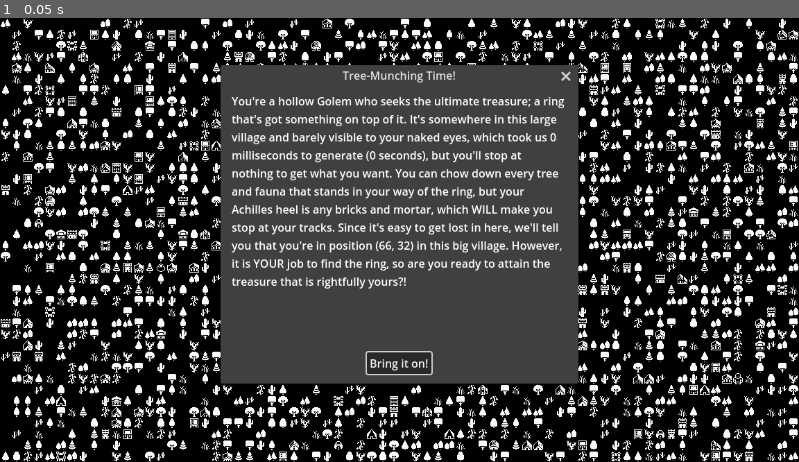
Above: before the commit, frame 1.
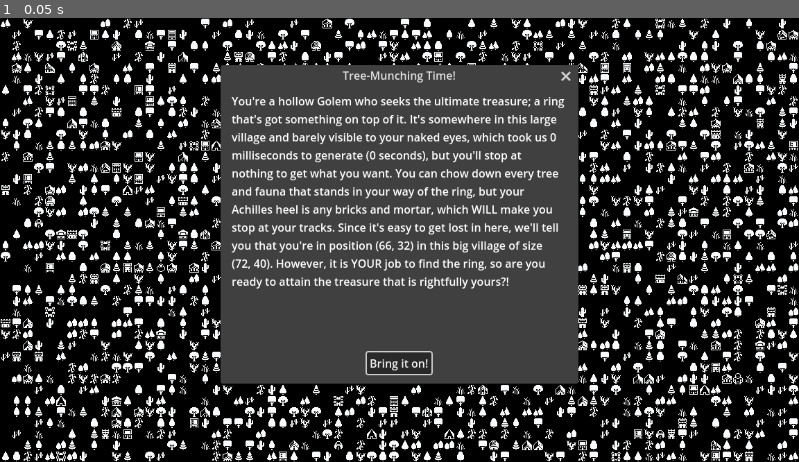
Above: after the commit, the same moment.

Repository: Zishan-Rahman/GD4PoissonRPG
Game: Godot game, scene res://tile_map.tscn
The game is run twice, just before and just after one commit, with the same random seed, the same clock (stepped at 60 frames per second) and the same inputs.
Inputs:
- Up to frame 1 (0.05 s): no input

The runs differ from the first frame. In frame 1, 1.0% of the frame differs, in the area x 29-71%, y 50-62%.

Commit message:
Include TileMap boundaries in story dialog text

Diff:
--- a/tile_map.gd
+++ b/tile_map.gd
@@ -73,7 +73,7 @@
 	place_ring()
 	var new_time: float = Time.get_ticks_msec() - start_time
 	print("Time taken: " + str(new_time) + "ms")
-	$AcceptDialog.dialog_text = "You're a hollow Golem who seek …(551 unchanged characters)… _placement_cell) + " in this big village. However, it is YOUR job to find the ri …(71 unchanged characters)…
+	$AcceptDialog.dialog_text = "You're a hollow Golem who seek …(551 unchanged characters)… _placement_cell) + " in this big village of size " + str(Vector2i(x_tile_range, y_tile_range)) + ". However, it is YOUR job to find the ri …(71 unchanged characters)…
 	$AcceptDialog.visible = true
 	$AcceptDialog.confirmed.connect(_on_AcceptDialog_closed)
 	$AcceptDialog.canceled.connect(_on_AcceptDialog_closed)
